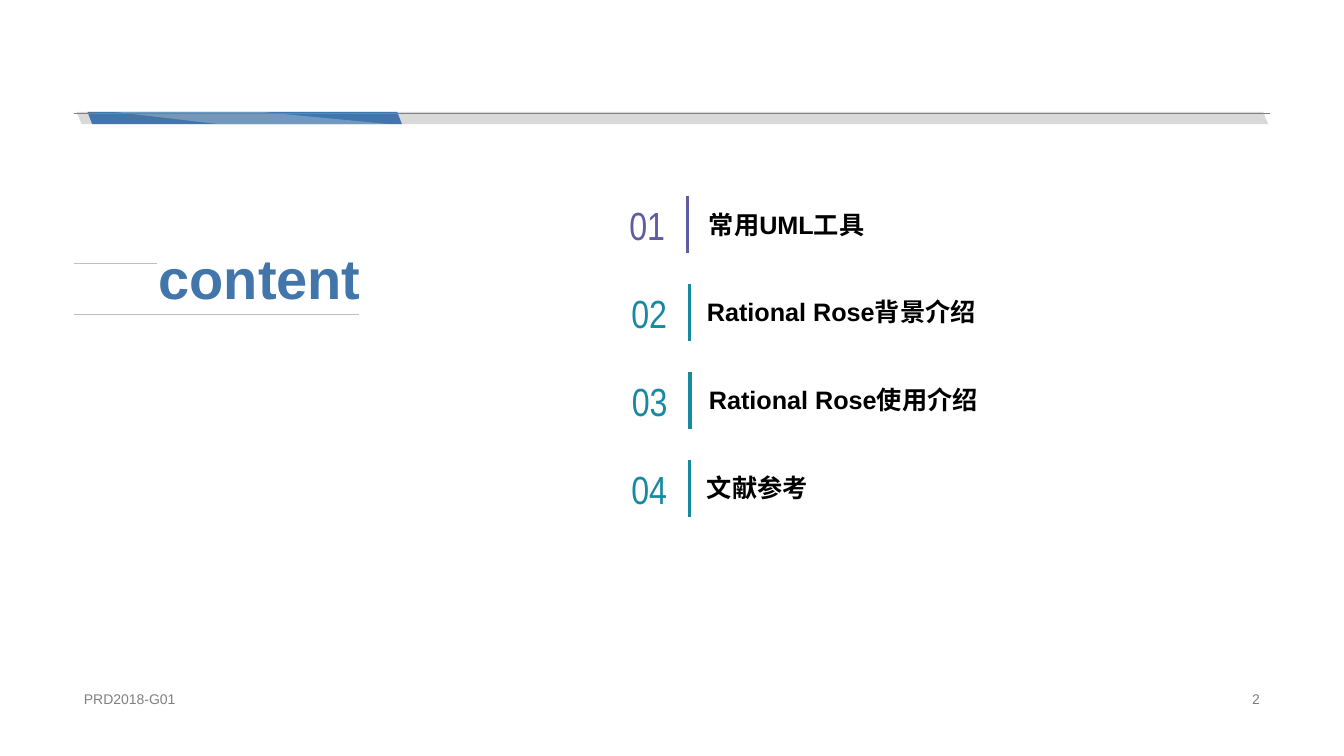
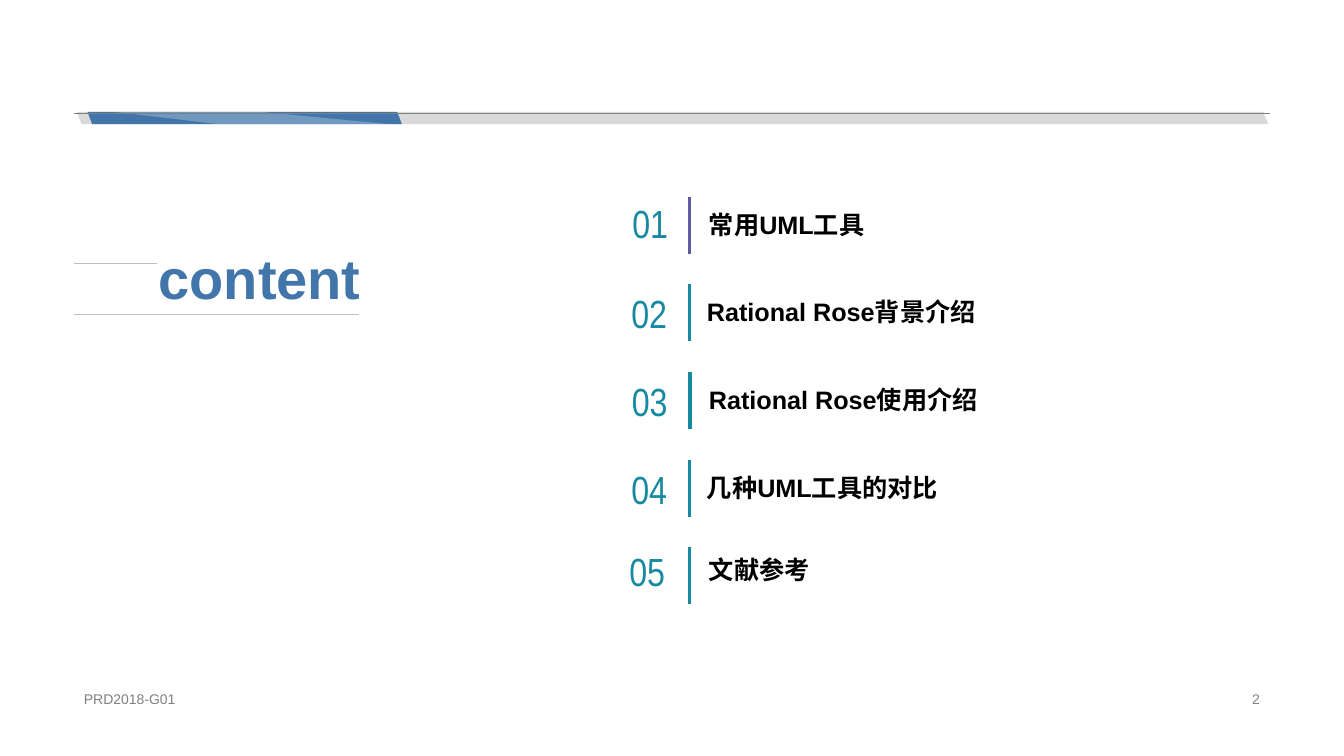
Before and after one commit to cchello/PRD2018-G01, a slide deck: slide 2 of 非受控文档/章奇妙/PRD2018-G01-UML工具：Rational Rose.pptx. Drawn at 1344x756 pixels with LibreOffice and Linux fonts; fonts in the diff are those of the drawing. Boxes give left, top, right and bottom in pixels: in the first picture for what was removed or moved away, otherwise in the second. Text is boxed around its words. In the diff, an @@ line names an element or a change of style, - is before the commit and + after.

Commit message:
UML工具PPT修改

```diff
--- a/非受控文档/章奇妙/PRD2018-G01-UML工具：Rational Rose.pptx
+++ b/非受控文档/章奇妙/PRD2018-G01-UML工具：Rational Rose.pptx
@@ text "01" at [632, 210, 668, 239]: text colour #5E5CA2 to #178AA1 @@
@@ text added at [707, 475, 938, 500], 18 pt, text #000000, bold @@
+几种UML工具的对比
@@ text added at [629, 558, 665, 587], 28 pt, text #178AA1 @@
+05
@@ line added from (690, 546) to (690, 604), #178AA1 2.25 pt @@
@@ text "文献参考": place and size @@
-text "文献参考" at [707, 475, 808, 500]
+text "文献参考" at [709, 557, 810, 582]
```
Also in this commit, not shown: 24 other slides changed, 20 slides added, 2 slides removed.
